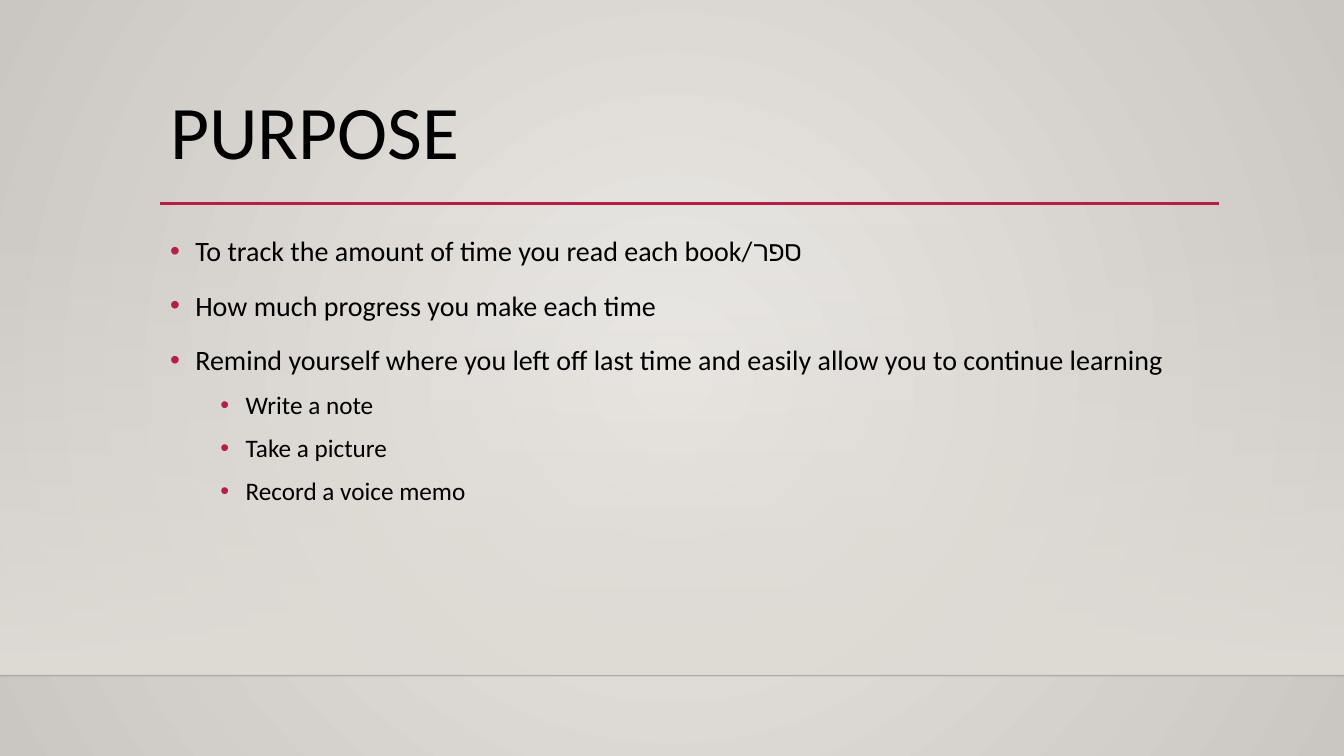
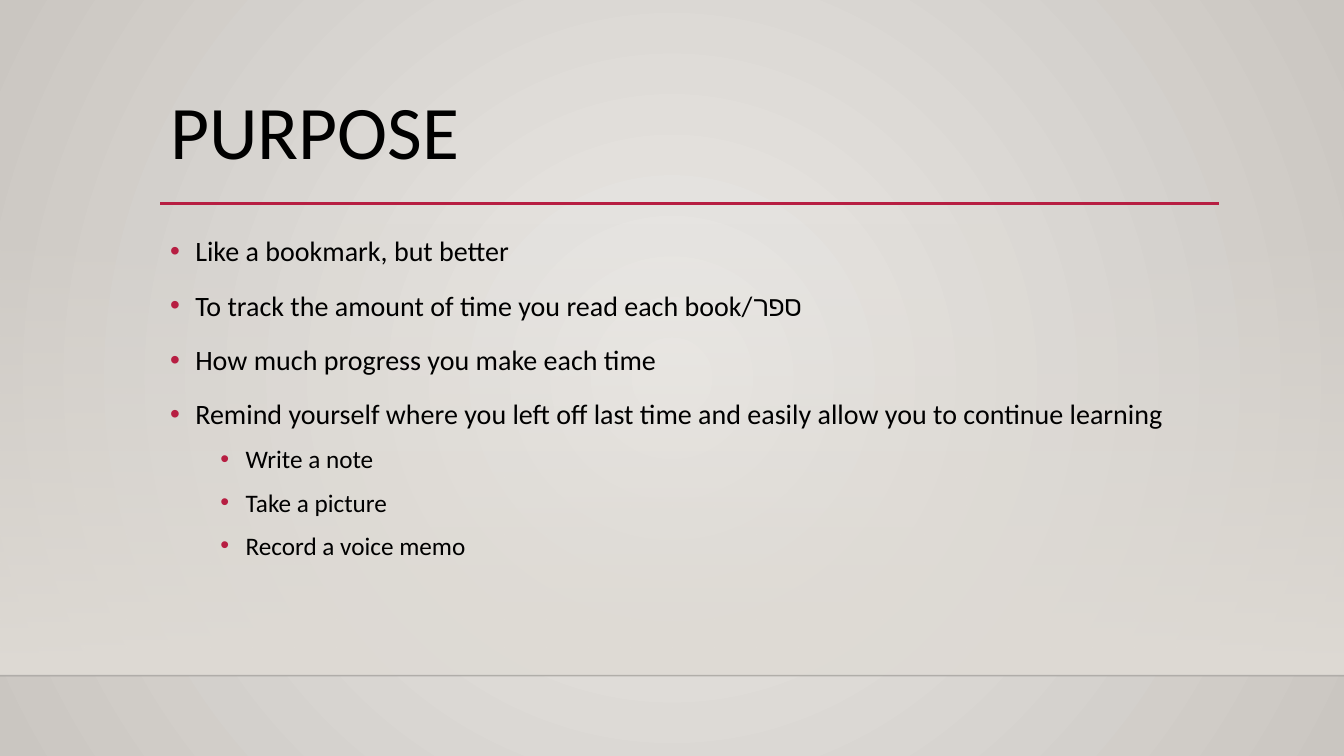
Before and after one commit to yosefsklar/Koveah, a slide deck: slide 2 of Koveah.pptx. Drawn at 1344x756 pixels with LibreOffice and Linux fonts; fonts in the diff are those of the drawing; background and template pictures are left out. Boxes give left, top, right and bottom in pixels: in the first picture for what was removed or moved away, otherwise in the second. Text is boxed around its words. In the diff, an @@ line names an element or a change of style, - is before the commit and + after.

Commit message:
final presentation

```diff
--- a/Koveah.pptx
+++ b/Koveah.pptx
@@ text at [195, 241, 509, 265]: paragraph added @@
+• Like a bookmark, but better
```
Also in this commit, not shown: 1 other slide changed, 1 slide removed.
